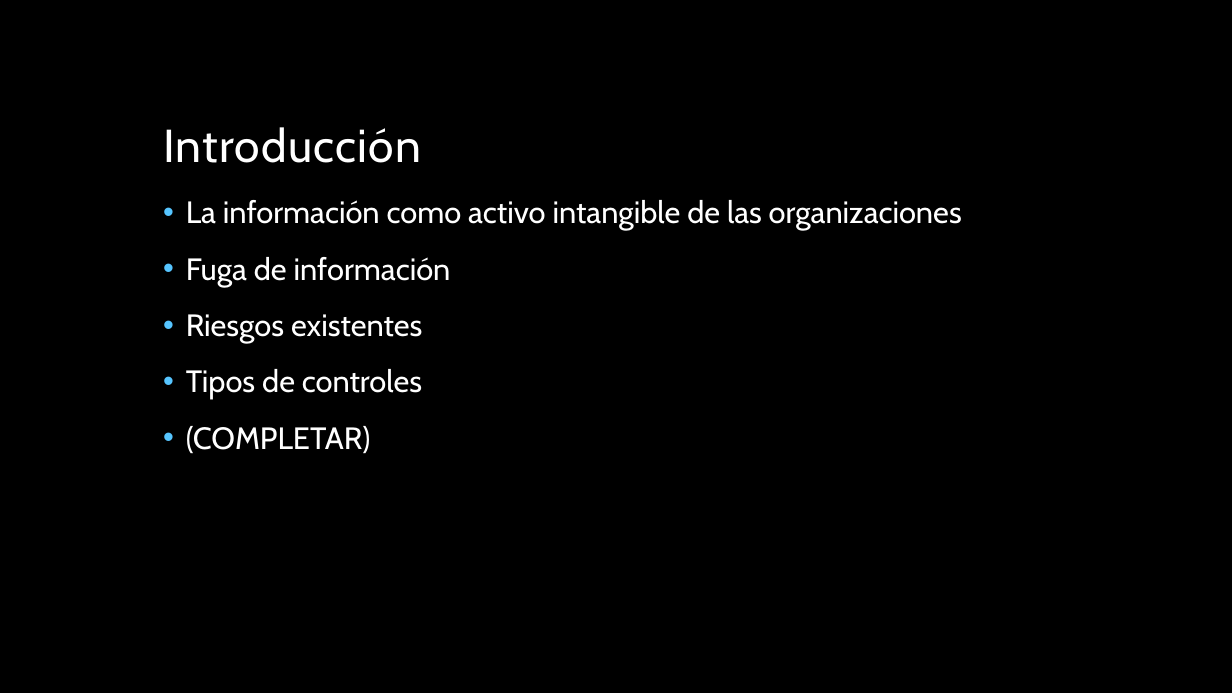
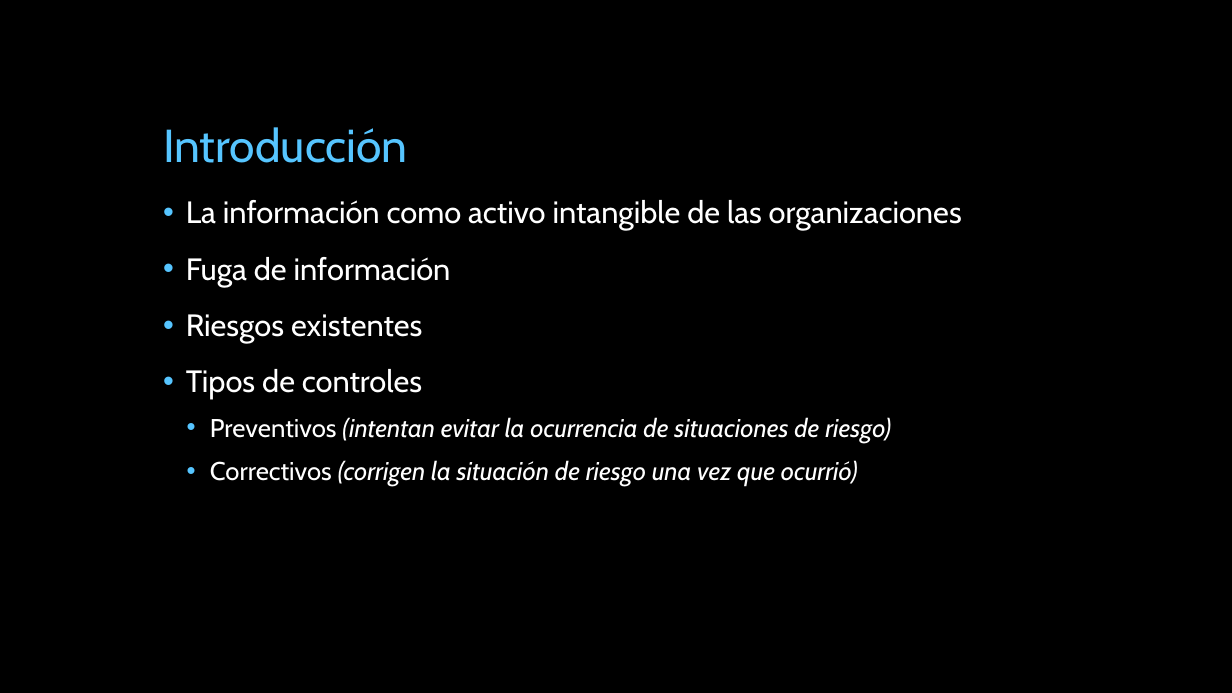
Before and after one commit to miparnisari/implantaciondesistemas, a slide deck: slide 3 of Presentacion/Fuga de Información en los Siglos XIX y.pptx. Drawn at 1232x693 pixels with LibreOffice and Linux fonts; fonts in the diff are those of the drawing; background and template pictures are left out. Boxes give left, top, right and bottom in pixels: in the first picture for what was removed or moved away, otherwise in the second. Text is boxed around its words. In the diff, an @@ line names an element or a change of style, - is before the commit and + after.

```diff
--- a/Presentacion/Fuga de Información en los Siglos XIX y.pptx
+++ b/Presentacion/Fuga de Información en los Siglos XIX y.pptx
@@ title "Introducción" at [163, 127, 408, 163]: text colour #FFFFFF to #56C5FF, letter spacing 1 to 0 pt @@
@@ text at [210, 417, 891, 485]: text changed; size 24 to 20 pt; italic on @@
-• (COMPLETAR)
+  • Preventivos (intentan evitar la ocurrencia de situaciones de riesgo)
+  • Correctivos (corrigen la situación de riesgo una vez que ocurrió)
```
Also in this commit, not shown: 8 other slides changed, 6 slides added, 2 slides removed.
